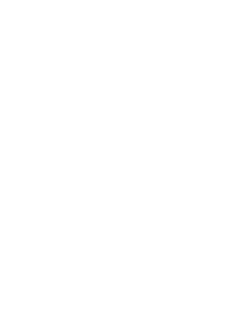
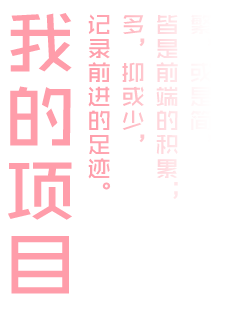
Layered file, before and after one edit (225x310). Changes by layer:
painted on "我 的 项 目" over (8, 13, 72, 294)
